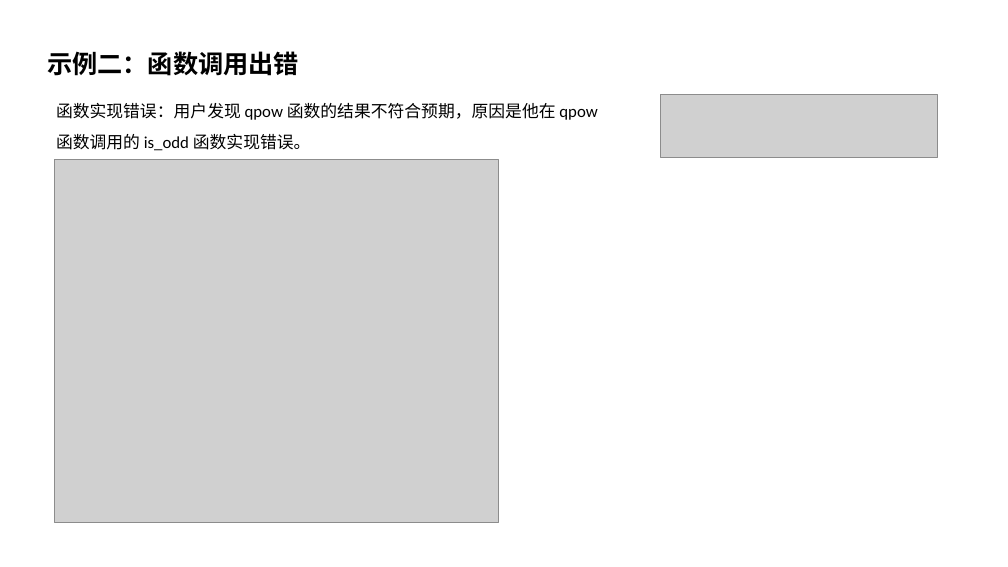
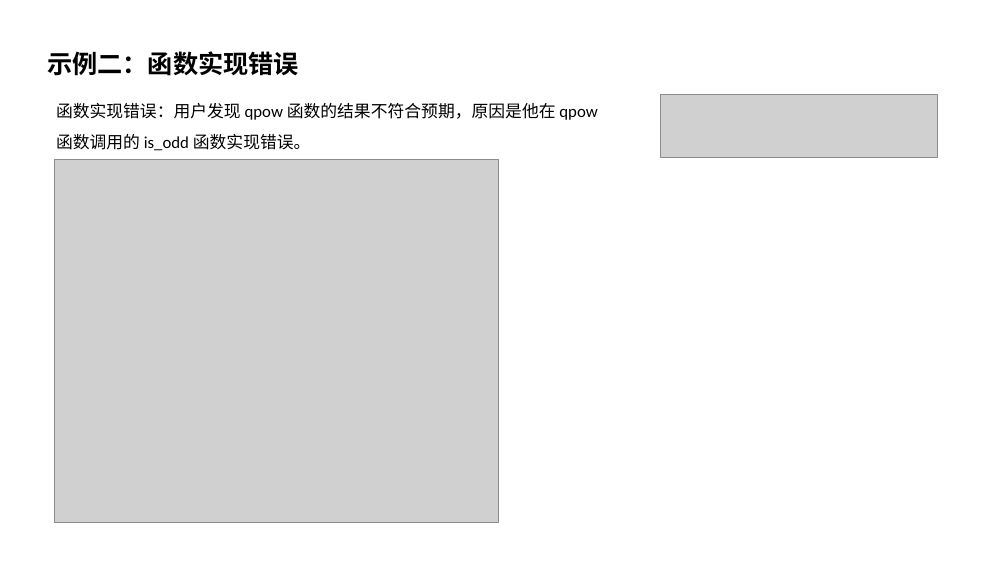
Before and after one commit to Zhenyu-Bo/Code-Assistant, a slide deck: slide 27 of report/LLM辅助的程序缺陷检测与修复.pptx (slide 29 before the commit). Drawn at 1008x567 pixels with LibreOffice and Linux fonts; fonts in the diff are those of the drawing; grey boxes stand for pictures. Boxes give left, top, right and bottom in pixels: in the first picture for what was removed or moved away, otherwise in the second. Text is boxed around its words. In the diff, an @@ line names an element or a change of style, - is before the commit and + after.

```diff
--- a/report/LLM辅助的程序缺陷检测与修复.pptx
+++ b/report/LLM辅助的程序缺陷检测与修复.pptx
@@ text at <box>47,51,299,76</box>: text changed @@
-示例二：函数调用出错
+示例二：函数实现错误
```
Also in this commit, not shown: 9 other slides changed, 3 slides removed.
